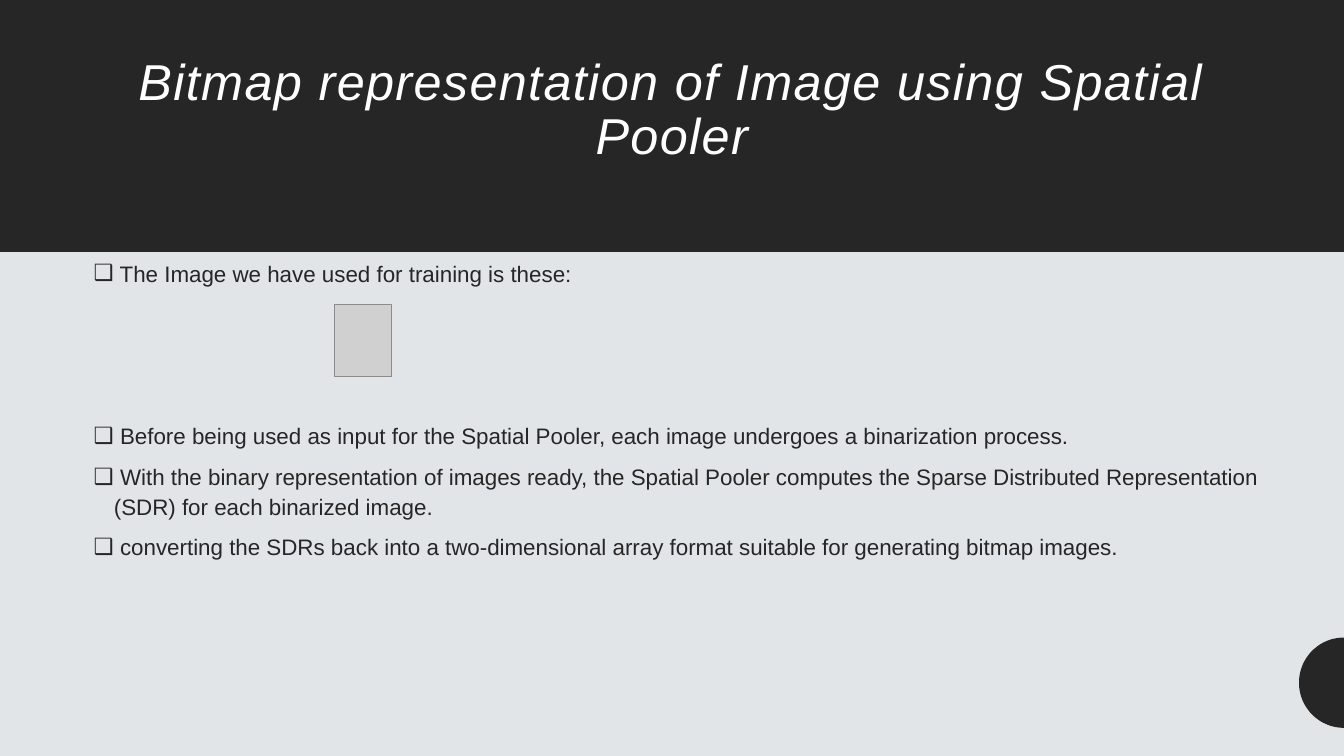
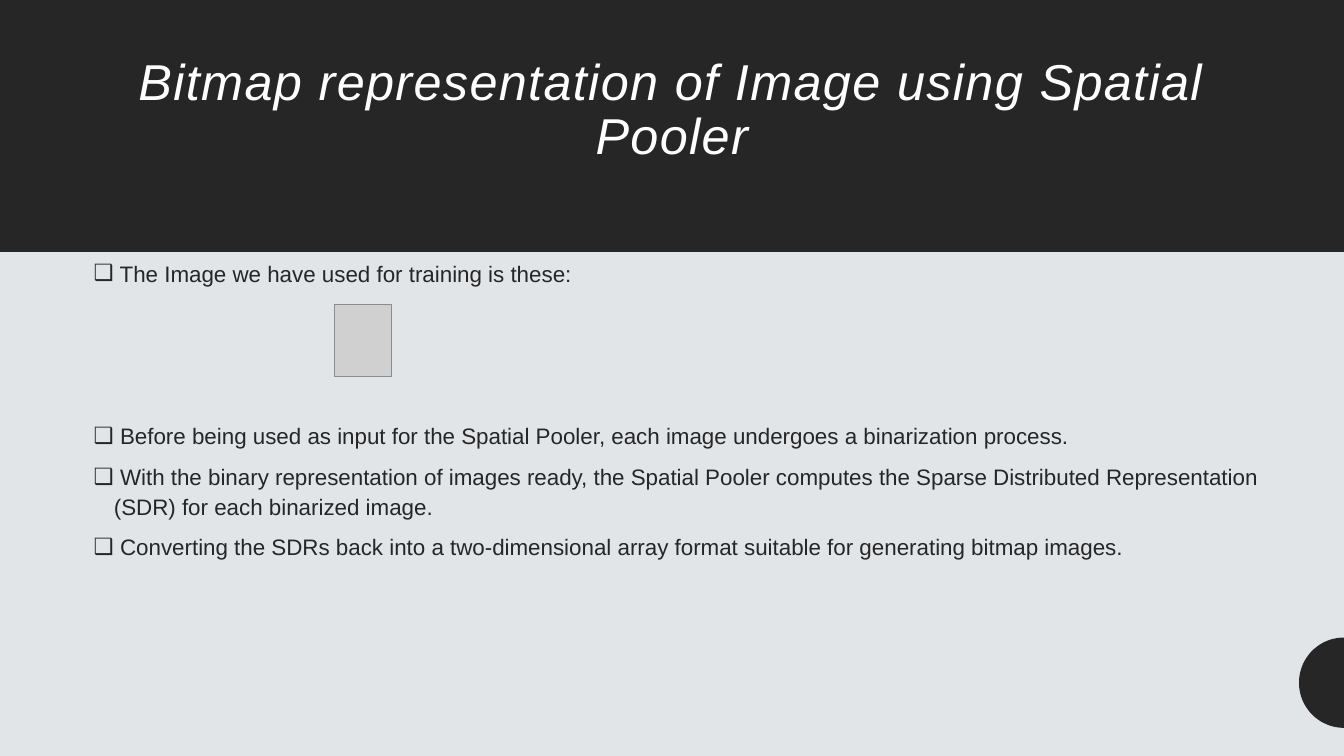
Before and after one commit to RahmanKM/neocortexapi, a slide deck: slide 16 of source/MySEProject/Documentation/ML_23-24-06_Improve_Samples_and_Documentation_for_SDR_representation_SDR-to-Bitmap-TeamKT.pptx. Drawn at 1344x756 pixels with LibreOffice and Linux fonts; fonts in the diff are those of the drawing; grey boxes stand for pictures. Boxes give left, top, right and bottom in pixels: in the first picture for what was removed or moved away, otherwise in the second. Text is boxed around its words. In the diff, an @@ line names an element or a change of style, - is before the commit and + after.

```diff
--- a/source/MySEProject/Documentation/ML_23-24-06_Improve_Samples_and_Documentation_for_SDR_representation_SDR-to-Bitmap-TeamKT.pptx
+++ b/source/MySEProject/Documentation/ML_23-24-06_Improve_Samples_and_Documentation_for_SDR_representation_SDR-to-Bitmap-TeamKT.pptx
@@ text at (x1=120, y1=538, x2=1122, y2=560): text changed @@
-❑ converting the SDRs back into a two-dimensional array format suitable for generating bitmap images.
+❑ Converting the SDRs back into a two-dimensional array format suitable for generating bitmap images.
```
Also in this commit, not shown: 4 other slides changed, 1 other file.
